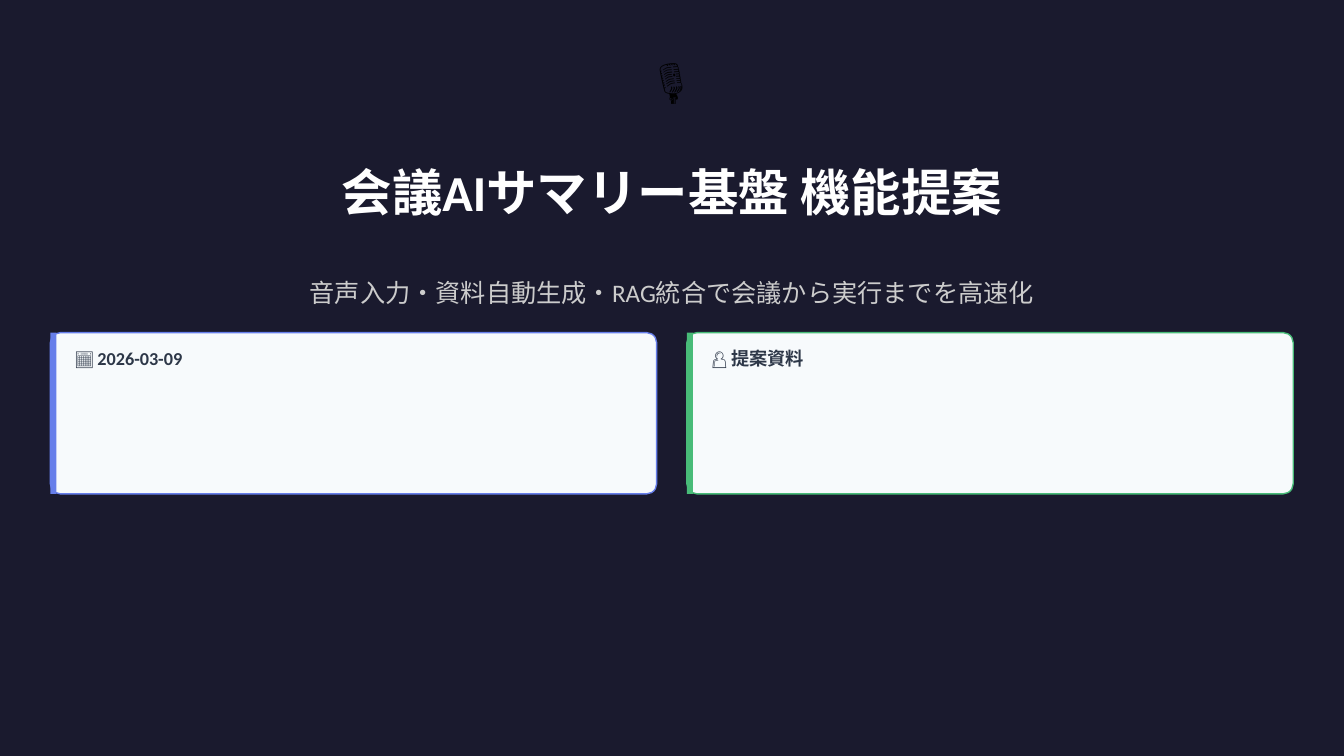
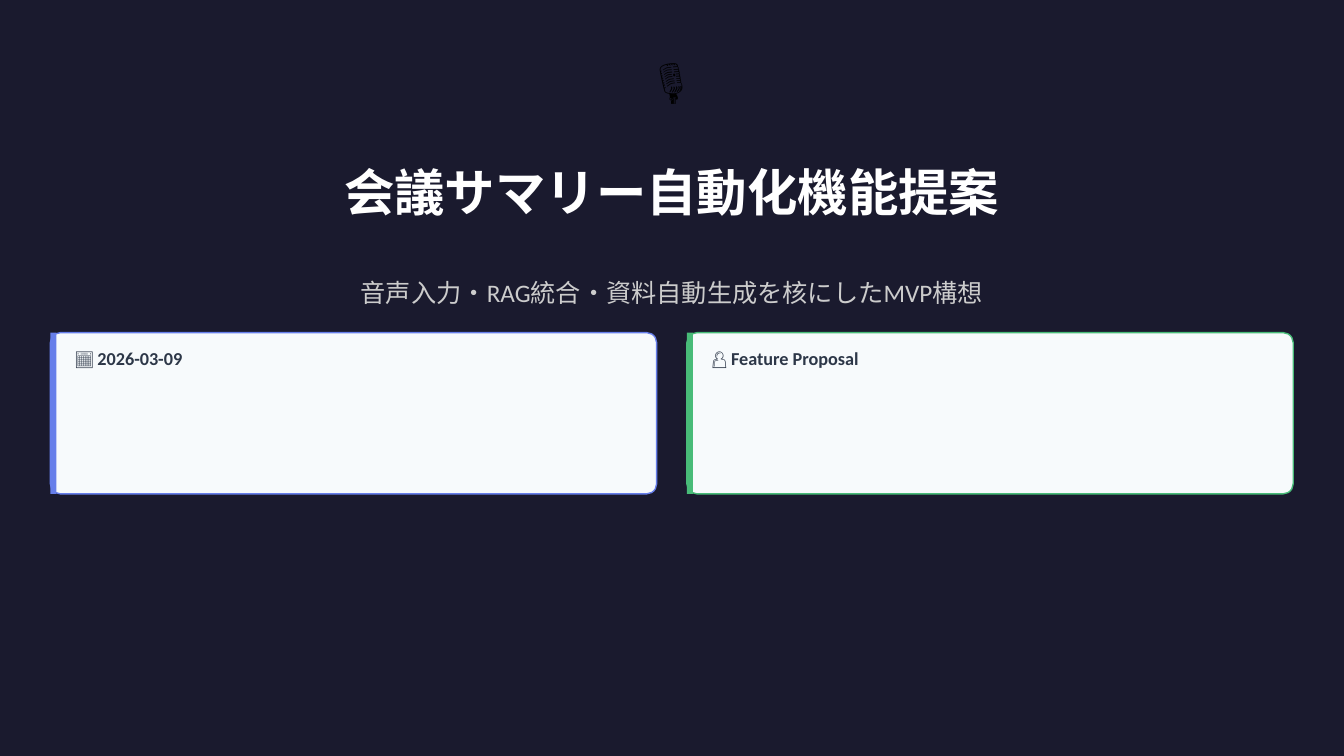
Before and after one commit to shinq3/idea-compiler, a slide deck: slide 1 of documents/doc-3-feature_proposal.pptx. Drawn at 1344x756 pixels with LibreOffice and Linux fonts; fonts in the diff are those of the drawing. Boxes give left, top, right and bottom in pixels: in the first picture for what was removed or moved away, otherwise in the second. Text is boxed around its words. In the diff, an @@ line names an element or a change of style, - is before the commit and + after.

```diff
--- a/documents/doc-3-feature_proposal.pptx
+++ b/documents/doc-3-feature_proposal.pptx
@@ text at (x1=344, y1=168, x2=999, y2=216): text changed @@
-会議AIサマリー基盤 機能提案
+会議サマリー自動化機能提案
@@ text at (x1=361, y1=280, x2=983, y2=304): text changed @@
-音声入力・資料自動生成・RAG統合で会議から実行までを高速化
+音声入力・RAG統合・資料自動生成を核にしたMVP構想
@@ text at (x1=731, y1=352, x2=859, y2=368): text changed @@
-👤 提案資料
+👤 Feature Proposal
```
Also in this commit, not shown: 14 other slides changed, 4 slides added, 3 slides removed, 1 other file.
